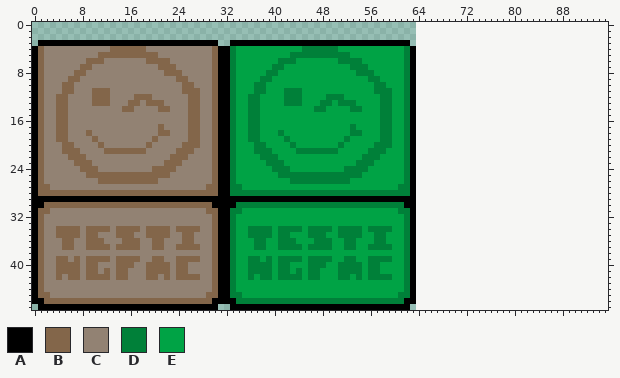
Sprite sheet: SDVFactory/Assets/machines.png. That is the earlier state.
The file is 64x48 pixels. The old version is drawn lined up with the new one, on the new canvas.
Palette (. is transparent): A #000000  B #83664a  C #928273  D #008039  E #00a345
New version:
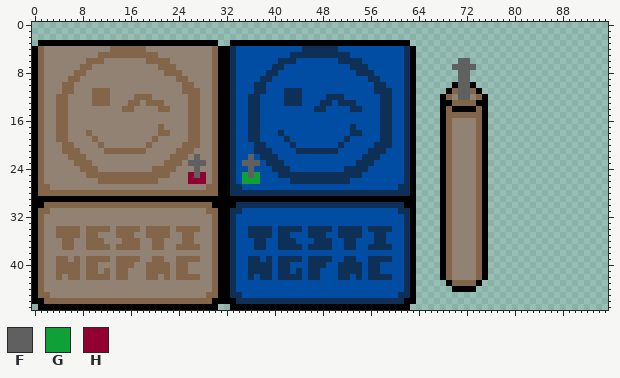
Colours new in this view: F #606060  G #10a038  H #910030
Diff:
canvas 64x48 -> 96x48
Colour D changes from #008039 to #0e3056.
Colour E changes from #00a345 to #004da3.
Colour A is added in row 10 at x 70 and 73; in row 11 at x 69 and 74; in row 12 at x 68 and 75; in row 13 at x 68 to 69 and 74 to 75; in row 14 at x 68, 70 to 73 and 75; in rows 15 to 42 at x 68 and 75.
Colour A is added in row 43 at x 69 and 74; in row 44 at x 70 to 73.
Colour B is added in row 11 at x 70 and 73; in row 12 at x 69 and 74; in row 13 at x 70 to 73; in row 14 at x 69 and 74; in row 15 at x 69 to 74; in rows 16 to 42 at x 69 and 74.
Colour B is added in row 43 at x 70 to 73.
Colour C is added in row 12 at x 70 and 73; in rows 16 to 42 at x 70 to 73.
Colour F is added in row 6 at x 71 to 72; in row 7 at x 70 to 73; in rows 8 to 12 at x 71 to 72.
Colour F replaces colour C in row 22 at x 27; in row 23 at x 26 to 28; in rows 24 to 25 at x 27.
Colour F replaces colour E in row 22 at x 36; in row 23 at x 35 to 37; in rows 24 to 25 at x 36.
Colour G replaces colour E in row 25 at x 35 and 37; in row 26 at x 35 to 37.
Colour H replaces colour C in row 25 at x 26 and 28; in row 26 at x 26 to 28.
Boxes around the changes in both pictures, in picture pixels (x1, y1, x2, y2):
changed: (230, 46, 410, 304)
added: (440, 58, 488, 292)
changed: (188, 154, 206, 184)
